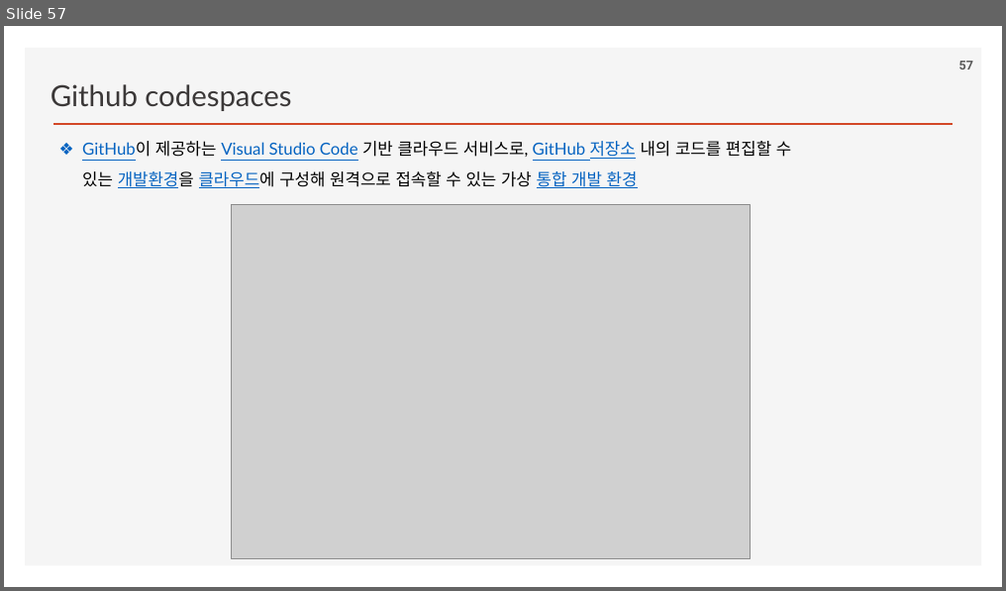
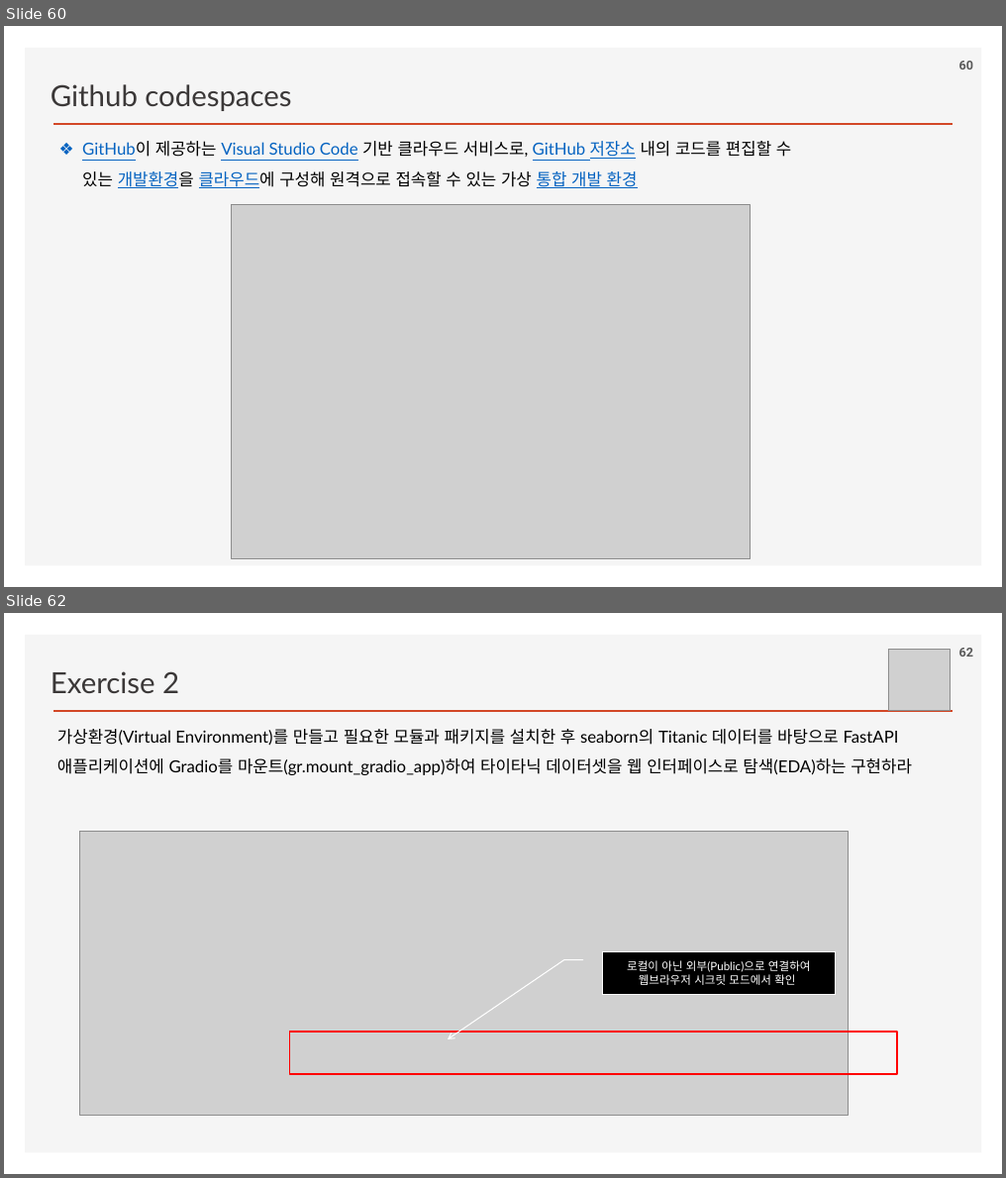
Before and after one commit to ancestor9/2026_Fall_Application-Deployment, a slide deck: App Deployment.pptx. Shown one above the other, each under a label of ours: slide 57 before the commit, slides 60 and 62 after it; the slides between them are not shown. The pictures are 1006x591 and 1006x1178 pixels, drawn with LibreOffice and Linux fonts; fonts in the diff are those of the drawing; grey boxes stand for pictures; background and template pictures are left out. Boxes give left, top, right and bottom in pixels: in the first picture for what was removed or moved away, otherwise in the second. Text is boxed around its words. In the diff, an @@ line names an element or a change of style, - is before the commit and + after.

```diff
--- a/App Deployment.pptx
+++ b/App Deployment.pptx
@@ slide 62 added at (4, 613, 1002, 1174), background #FFFFFF; not listed: 2 template elements that a slide beside it also shows @@
@@ text added at (51, 671, 179, 694), 28 pt, text #3B3838 @@
+Exercise 2
@@ picture added at (888, 649, 949, 710) @@
@@ page number added at (959, 648, 973, 657), 12 pt, text #595959, bold @@
+62
@@ text added at (57, 729, 912, 775), 16 pt, text #000000 @@
+가상환경(Virtual Environment)를 만들고 필요한 모듈과 패키지를 설치한 후 seaborn의 Titanic 데이터를 바탕으로 FastAPI 애플리케이션에 Gradio를 마운트(gr.mount_gradio_app)하여 타이타닉 데이터셋을 웹 인터페이스로 탐색(EDA)하는 구현하라
@@ picture added at (79, 832, 847, 1116) @@
@@ border callout added at (603, 953, 835, 995), fill #000000, outline #FFFFFF 1 pt, 11 pt, text #FFFFFF @@
+로컬이 아닌 외부(Public)으로 연결하여 웹브라우저 시크릿 모드에서 확인
@@ rectangle added at (290, 1032, 897, 1074), outline #FF0000 1.5 pt @@
@@ what was slide 57 is now slide 60 @@
@@ page number at (959, 61, 973, 70): text changed @@
-57
+60
```
Also in this commit, not shown: 2 slides changed, 5 other slides added.
